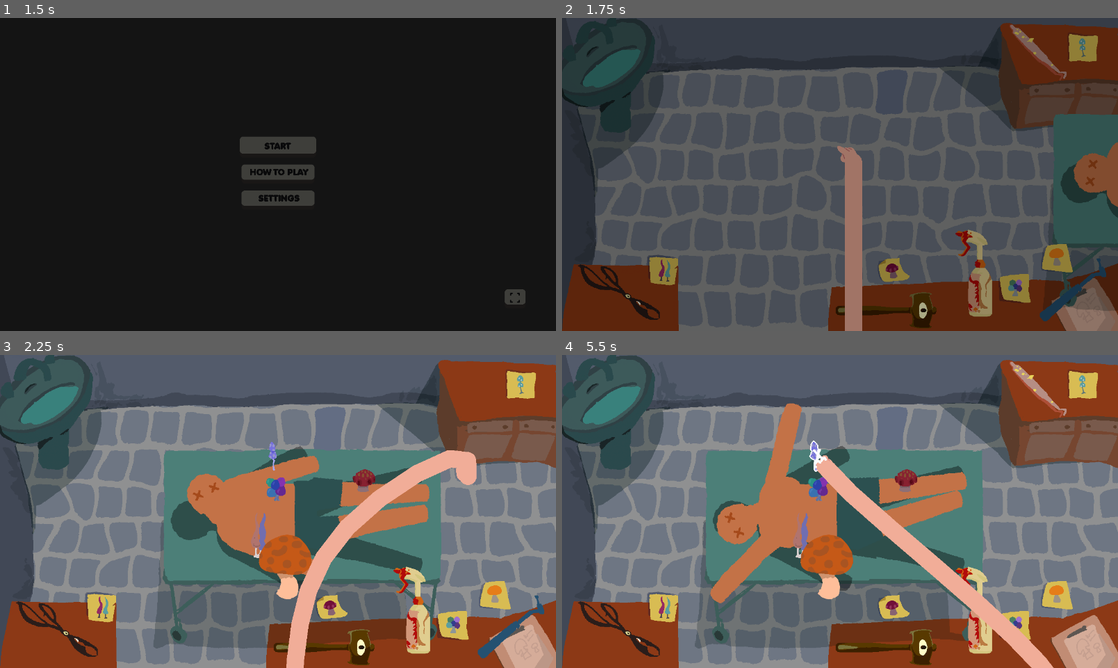
Above: before the commit, frames 1-4 (two rows, left to right).
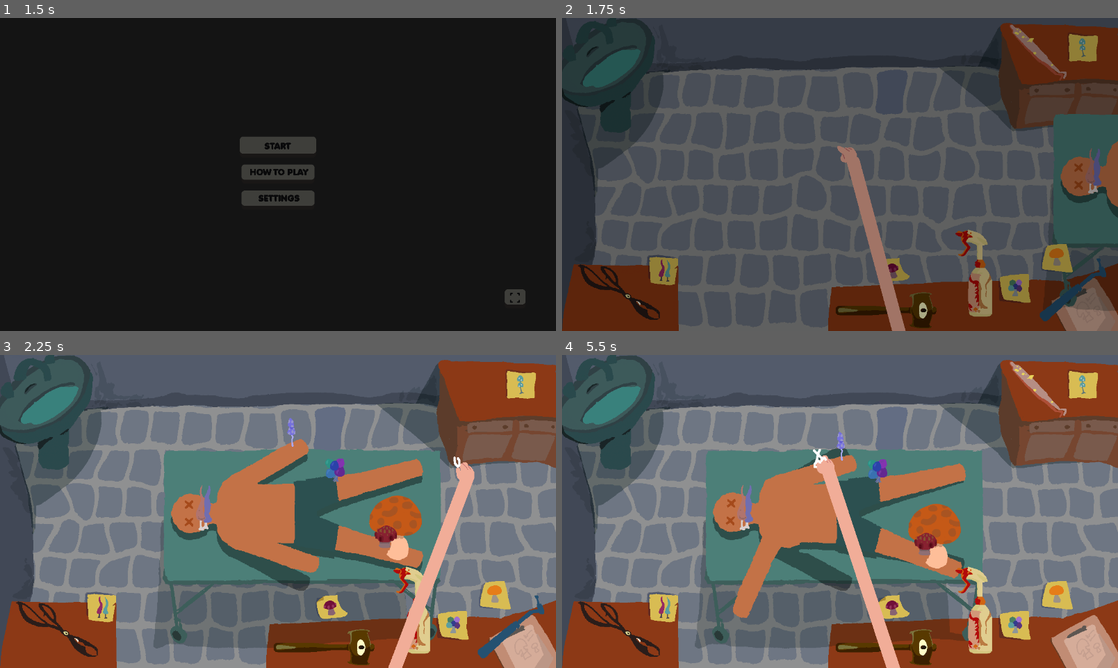
Above: after the commit, the same moments.

Repository: IsaacCerejo/wild-jam-87
Game: Godot game, scene res://scenes/splash_screen_manager/splash_screen_manager.tscn
The game is run twice, just before and just after one commit, with the same random seed, the same clock (stepped at 60 frames per second) and the same inputs. The engine's default icon, where the game draws it, is replaced by a stand-in: a white triangle on a blue panel in a dark square. Sound files missing from this copy of the repository are replaced by a short silence.
Inputs (mouse positions are in pixels of both pictures, inside the frame that each line leads up to):
- Up to frame 1 (1.5 s): tap Enter at 0.5 s; move the mouse to (400, 158) at 0.52 s; click (400, 158) at 0.67 s; click "START" at 1.25 s
- Up to frame 2 (1.75 s): no input
- Up to frame 3 (2.25 s): drag from (478, 389) to (411, 611) at 2.02 s
- Up to frame 4 (5.5 s): click (973, 611) at 2.92 s; drag from (617, 630) to (884, 646) at 3.52 s; drag from (884, 646) to (1073, 627) at 4.27 s; drag from (1073, 627) to (812, 455) at 5.02 s

Frame 1 is identical in both runs. In frame 2, 3.2% of the frame differs, in the area x 50-100%, y 39-100%; in frame 3, 12%; in frame 4, 12%, in the area x 26-89%, y 15-100%.

Commit message:
feat: mushroom spawning & buggy ragdoll

Diff:
--- a/scenes/main_game/main_game.tscn
+++ b/scenes/main_game/main_game.tscn
@@ -151,7 +151,7 @@
 
 [node name="arm" type="Line2D" parent="Player"]
 position = Vector2(31, 26)
-width = 40.0
+width = 30.0
 default_color = Color(0.9490196, 0.68235296, 0.6, 1)
 joint_mode = 2
 begin_cap_mode = 2
--- a/scenes/main_game/mushrooms/balloon_mushroom.tscn
+++ b/scenes/main_game/mushrooms/balloon_mushroom.tscn
@@ -9,4 +9,11 @@
 allowed_tool_types = Array[int]([1])
 
 [node name="Sprite2D" parent="." index="0"]
+position = Vector2(-0.5, -25)
 texture = ExtResource("3_epkm7")
+
+[node name="GPUParticles2D" parent="." index="1"]
+position = Vector2(-0.5, -25)
+
+[node name="CollisionShape2D" parent="." index="2"]
+position = Vector2(-0.5, -25)
--- a/scenes/main_game/mushrooms/face_mushroom.tscn
+++ b/scenes/main_game/mushrooms/face_mushroom.tscn
@@ -9,4 +9,11 @@
 allowed_tool_types = Array[int]([3])
 
 [node name="Sprite2D" parent="." index="0"]
+position = Vector2(-0.5, -69)
 texture = ExtResource("3_sc635")
+
+[node name="GPUParticles2D" parent="." index="1"]
+position = Vector2(-0.5, -69)
+
+[node name="CollisionShape2D" parent="." index="2"]
+position = Vector2(-0.5, -69)
--- a/scenes/main_game/mushrooms/jester_mushroom.tscn
+++ b/scenes/main_game/mushrooms/jester_mushroom.tscn
@@ -6,11 +6,14 @@
 
 [node name="JesterMushroom" instance=ExtResource("1_g25aq")]
 script = ExtResource("2_0t73v")
-drag_distance_threshold = 50.0
-initial_duration = 0.1
-initial_scale = Vector2(0.9, 0.9)
-target_scale = Vector2(1.2, 1.2)
 allowed_tool_types = Array[int]([2])
 
 [node name="Sprite2D" parent="." index="0"]
+position = Vector2(-2.5, -49.5)
 texture = ExtResource("3_00xul")
+
+[node name="GPUParticles2D" parent="." index="1"]
+position = Vector2(-2.5, -49.5)
+
+[node name="CollisionShape2D" parent="." index="2"]
+position = Vector2(-2.5, -49.5)
--- a/scenes/main_game/mushrooms/squishy_mushroom.tscn
+++ b/scenes/main_game/mushrooms/squishy_mushroom.tscn
@@ -12,7 +12,12 @@
 allowed_tool_types = Array[int]([4])
 
 [node name="Sprite2D" parent="." index="0"]
+position = Vector2(0, -25)
 texture = ExtResource("3_w30f3")
 
+[node name="GPUParticles2D" parent="." index="1"]
+position = Vector2(0, -25)
+
 [node name="CollisionShape2D" parent="." index="2"]
+position = Vector2(0, -25)
 shape = SubResource("CircleShape2D_wmv7v")
--- a/scenes/main_game/mushrooms/tall_mushroom.tscn
+++ b/scenes/main_game/mushrooms/tall_mushroom.tscn
@@ -9,4 +9,11 @@
 allowed_tool_types = Array[int]([0])
 
 [node name="Sprite2D" parent="." index="0"]
+position = Vector2(0, -33)
 texture = ExtResource("3_h65x5")
+
+[node name="GPUParticles2D" parent="." index="1"]
+position = Vector2(0, -33)
+
+[node name="CollisionShape2D" parent="." index="2"]
+position = Vector2(0, -33)
--- a/scenes/main_game/patient.tscn
+++ b/scenes/main_game/patient.tscn
@@ -72,7 +72,8 @@
 
 [node name="Head" type="RigidBody2D" parent="MushroomAreas"]
 position = Vector2(-235, 0)
-mass = 67.932
+input_pickable = true
+mass = 7.553
 gravity_scale = 0.0
 linear_damp = 4.0
 
@@ -93,6 +94,7 @@
 
 [node name="LeftArm" type="RigidBody2D" parent="MushroomAreas"]
 position = Vector2(-71, -97)
+input_pickable = true
 mass = 67.932
 gravity_scale = 0.0
 linear_damp = 2.0
@@ -115,6 +117,7 @@
 
 [node name="RightArm" type="RigidBody2D" parent="MushroomAreas"]
 position = Vector2(-72, 101)
+input_pickable = true
 mass = 67.932
 gravity_scale = 0.0
 linear_damp = 2.0
@@ -137,6 +140,7 @@
 
 [node name="LeftLeg" type="RigidBody2D" parent="MushroomAreas"]
 position = Vector2(146, -66)
+input_pickable = true
 mass = 67.932
 gravity_scale = 0.0
 linear_damp = 2.0
@@ -157,6 +161,7 @@
 
 [node name="RightLeg" type="RigidBody2D" parent="MushroomAreas"]
 position = Vector2(142, 79)
+input_pickable = true
 mass = 67.932
 gravity_scale = 0.0
 linear_damp = 2.0
--- a/scripts/main_game/arm.gd
+++ b/scripts/main_game/arm.gd
@@ -1,9 +1,9 @@
 extends Line2D
 
-const MAX_POINTS: int = 50
+const MAX_POINTS: int = 2
 const FOLLOW_STRENGTH: float = 0.2
 const DOWNWARD_SPEED: float = 300
-const BASE_POSITION: Vector2 = Vector2(640, 900)
+const BASE_POSITION: Vector2 = Vector2(800, 900)
 
 var _points_array: Array[Vector2] = []
 
--- a/scripts/main_game/mushrooms/mushroom.gd
+++ b/scripts/main_game/mushrooms/mushroom.gd
@@ -34,6 +34,9 @@
 
 func _ready() -> void:
 	_original_material = sprite_2d.material
+
+func _physics_process(_delta: float) -> void:
+	self.global_rotation = 0
 
 func _on_input_event(_viewport: Node, event: InputEvent, _shape_idx: int) -> void:
 	assert(Global.player != null)
--- a/scripts/main_game/patient.gd
+++ b/scripts/main_game/patient.gd
@@ -11,29 +11,18 @@
 	preload(Global.SCENE_UIDS.BUBONIC_MUSHROOM),
 	preload(Global.SCENE_UIDS.SQUISHY_MUSHROOM),
 ]
-@onready var head: RigidBody2D = $Head
-@onready var left_arm: RigidBody2D = $LeftArm
-@onready var right_arm: RigidBody2D = $RightArm
-@onready var left_leg: RigidBody2D = $LeftLeg
-@onready var right_leg: RigidBody2D = $RightLeg
-@onready var limb_list: Array[RigidBody2D] = [head, left_arm, right_arm, left_leg, right_leg]
 
 @export_range(0, 27) var mushroom_count: int # Max is 27 due to only spawning 1 shroom per point, with 27 points. Check find_mushroom_position()
 @export_range(0, 20) var shroom_deviation: float = 16.5
 
 var _mushrooms: Array[Mushroom] = []
-var mushroom_areas: Array[Node] = []
+@onready var mushroom_areas: Array[Line2D] = [$MushroomAreas/Torso/TorsoArea,$MushroomAreas/Head/HeadArea,$MushroomAreas/LeftArm/LeftArmArea,$MushroomAreas/RightArm/RightArmArea,$MushroomAreas/LeftLeg/LeftLegArea,$MushroomAreas/RightLeg/RightLegArea]
 var unused_base_points: Array[Vector2] = []
 
 # Called when the node enters the scene tree for the first time.
 func _ready() -> void:
-	# call me lebron james the way i hardcode this shit like a baller
-	mushroom_areas = [$MushroomAreas/Head/HeadArea, $MushroomAreas/LeftArm/LeftArmArea, $MushroomAreas/RightArm/RightArmArea, $MushroomAreas/LeftLeg/LeftLegArea, $MushroomAreas/RightLeg/RightLegArea, $MushroomAreas/Torso/TorsoArea]
 
-	for area in mushroom_areas:
-		for point in area.get_point_count():
-			unused_base_points.append(area.to_global(area.get_point_position(point)))
-
+	pass
 	#TODO: spawn body with random skin
 
 func generate_mushrooms() -> void:
@@ -42,23 +31,25 @@
 		var random_scene = MUSHROOM_SCENES.pick_random()
 		var new_mushroom: Mushroom = random_scene.instantiate() as Mushroom
 		new_mushroom.picked.connect(_on_mushroom_picked)
+		new_mushroom.z_index = 1
 		_mushrooms.append(new_mushroom)
-		add_child(new_mushroom)
-		new_mushroom.set_global_position(find_mushroom_position())
+		var affected_area = mushroom_areas[randi_range(0,len(mushroom_areas)-1)]
+		affected_area.add_child(new_mushroom)
+		new_mushroom.set_position(find_mushroom_position(affected_area))
 
 func _on_mushroom_picked(mushroom: Mushroom) -> void:
 	_mushrooms.erase(mushroom)
 	if _mushrooms.size() == 0:
 		cured.emit()
 
-func find_mushroom_position() -> Vector2:
+func find_mushroom_position(affected_area:Line2D) -> Vector2:
 	var new_mushroom_position := Vector2()
 
 	# Always use different base points
-	var random_idx = randi_range(0, unused_base_points.size() - 1)
-	var affected_area = unused_base_points[random_idx]
-	unused_base_points.pop_at(random_idx)
+	var random_idx = randi_range(0, affected_area.get_point_count() - 1)
+	var affected_point = affected_area.points[random_idx]
+	#unused_base_points.pop_at(random_idx)
 
-	new_mushroom_position = Vector2(affected_area.x + randf_range(-shroom_deviation, shroom_deviation), affected_area.y + randf_range(-shroom_deviation, shroom_deviation))
+	new_mushroom_position = Vector2(affected_point.x + randf_range(-shroom_deviation, shroom_deviation), affected_point.y + randf_range(-shroom_deviation, shroom_deviation))
 
 	return new_mushroom_position
--- a/scripts/main_game/patient_tutorial.gd
+++ b/scripts/main_game/patient_tutorial.gd
@@ -9,6 +9,8 @@
 	for mushroom_scene in MUSHROOM_SCENES:
 		var new_mushroom: Mushroom = mushroom_scene.instantiate() as Mushroom
 		new_mushroom.picked.connect(_on_mushroom_picked)
+		new_mushroom.z_index = 1
 		_mushrooms.append(new_mushroom)
-		add_child(new_mushroom)
-		new_mushroom.set_global_position(find_mushroom_position())
+		var affected_area = mushroom_areas[randi_range(0,len(mushroom_areas)-1)]
+		affected_area.add_child(new_mushroom)
+		new_mushroom.set_position(find_mushroom_position(affected_area))
Not shown: 1 places in scenes/main_game/mushrooms/timing_mini_game.tscn that only renumber resources
